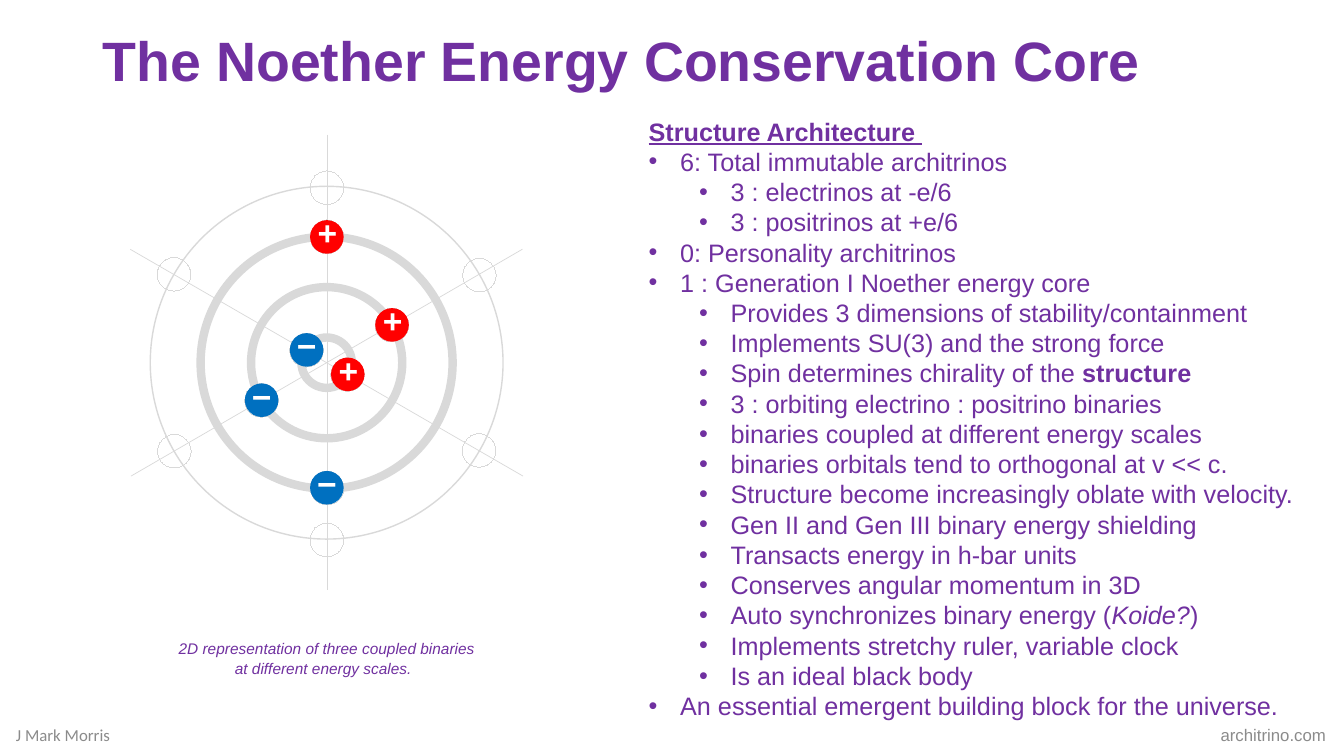
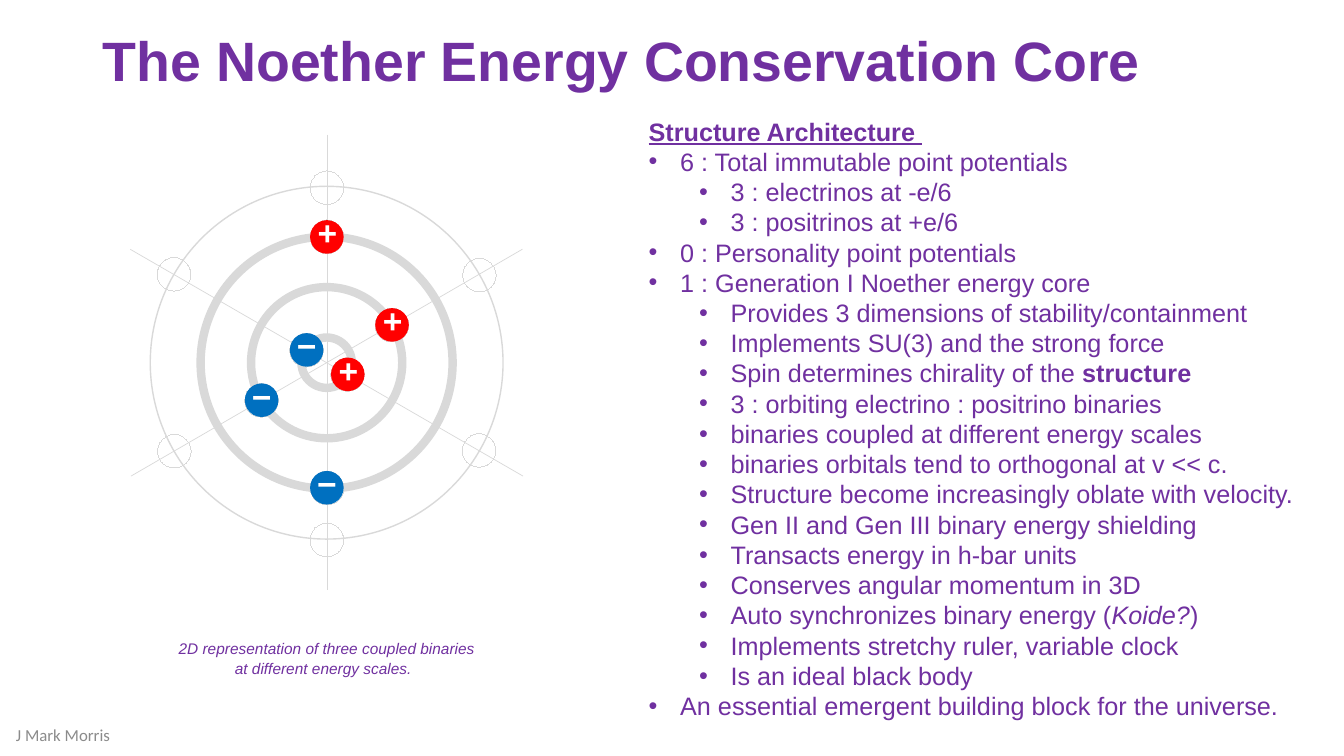
Before and after one commit to jmarkmorris/architrino, a slide deck: slide 9 of reference/archie/presentations/NPQG Assemblies - Intro.pptx. Drawn at 1344x756 pixels with LibreOffice and Linux fonts; fonts in the diff are those of the drawing. Boxes give left, top, right and bottom in pixels: in the first picture for what was removed or moved away, otherwise in the second. Text is boxed around its words. In the diff, an @@ line names an element or a change of style, - is before the commit and + after.

Commit message:
Refine noether braid taxonomy proof map

```diff
--- a/reference/archie/presentations/NPQG Assemblies - Intro.pptx
+++ b/reference/archie/presentations/NPQG Assemblies - Intro.pptx
@@ text at [680,152,1068,176]: text changed @@
-• 6: Total immutable architrinos
+• 6 : Total immutable point potentials
@@ text at [680,243,1016,267]: text changed @@
-• 0: Personality architrinos
+• 0 : Personality point potentials
@@ text removed at [1221,729,1326,741] @@
-architrino.com
```
Also in this commit, not shown: 35 other slides changed, 6 other files.
